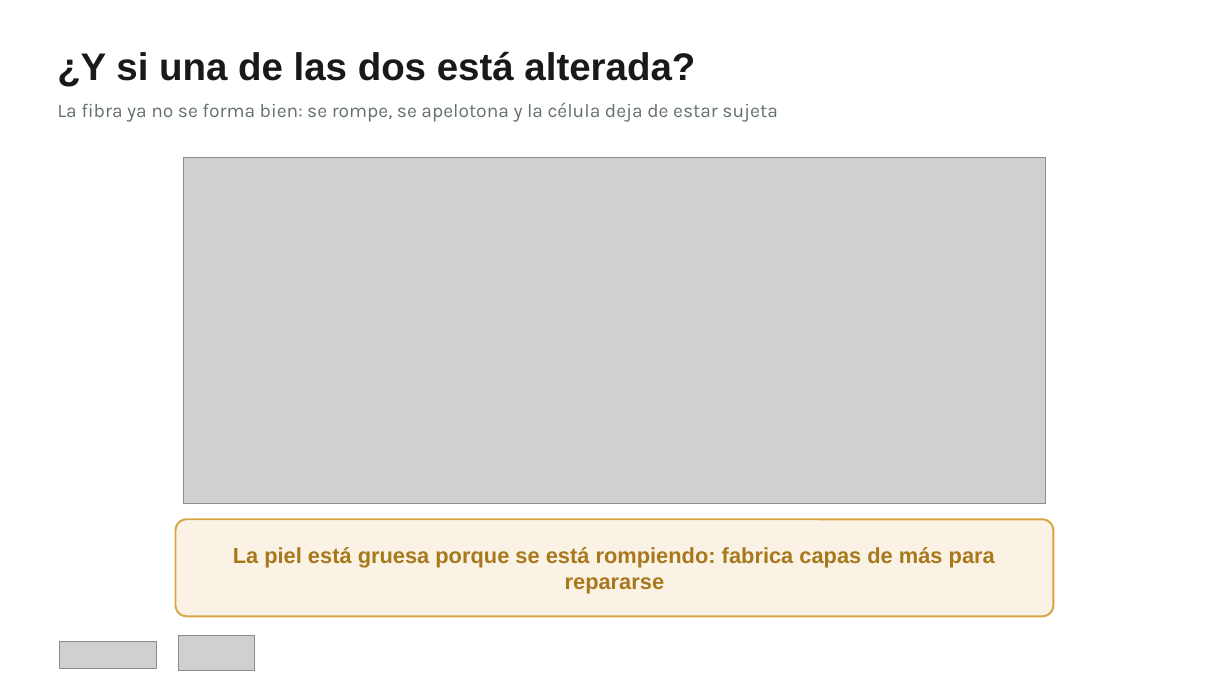
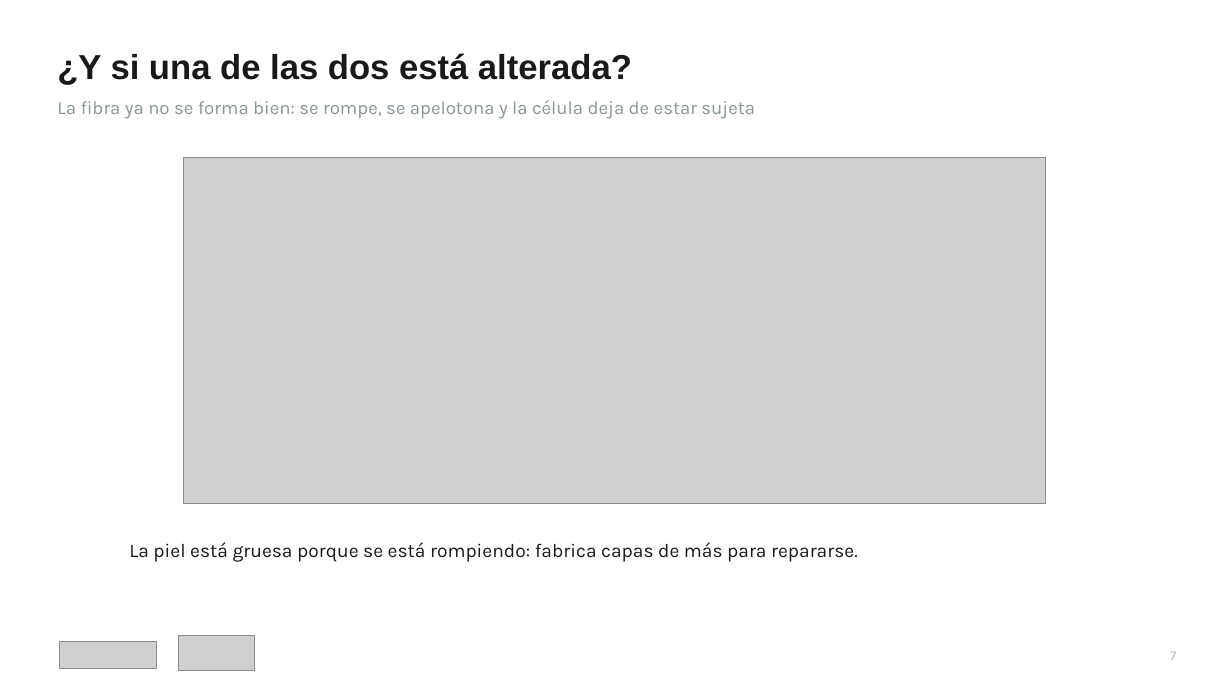
Before and after one commit to mariazubilase-wq/tesis, a slide deck: slide 8 of Ictiosis_epidermolitica_pacientes.pptx. Drawn at 1232x693 pixels with LibreOffice and Linux fonts; fonts in the diff are those of the drawing; grey boxes stand for pictures. Boxes give left, top, right and bottom in pixels: in the first picture for what was removed or moved away, otherwise in the second. Text is boxed around its words. In the diff, an @@ line names an element or a change of style, - is before the commit and + after.

```diff
--- a/Ictiosis_epidermolitica_pacientes.pptx
+++ b/Ictiosis_epidermolitica_pacientes.pptx
@@ text "¿Y si una de las ..." at (x1=57, y1=53, x2=632, y2=85): size 30 to 27 pt @@
@@ text "La fibra ya no se ..." at (x1=57, y1=100, x2=755, y2=119): size 15 to 14.5 pt, text colour #63706F to #8A9695 @@
@@ rounded rectangle removed at (x1=176, y1=519, x2=1054, y2=616) @@
@@ text at (x1=129, y1=542, x2=858, y2=562): text changed; size 17 to 15 pt; font Arial to Karla; text colour #A8791C to #191919; bold off @@
-La piel está gruesa porque se está rompiendo: fabrica capas de más para repararse
+La piel está gruesa porque se está rompiendo: fabrica capas de más para repararse.
@@ text added at (x1=1170, y1=652, x2=1176, y2=660), 10.5 pt, text #B5BEBD @@
+7
```
Also in this commit, not shown: 25 other slides changed, 1 other file.
